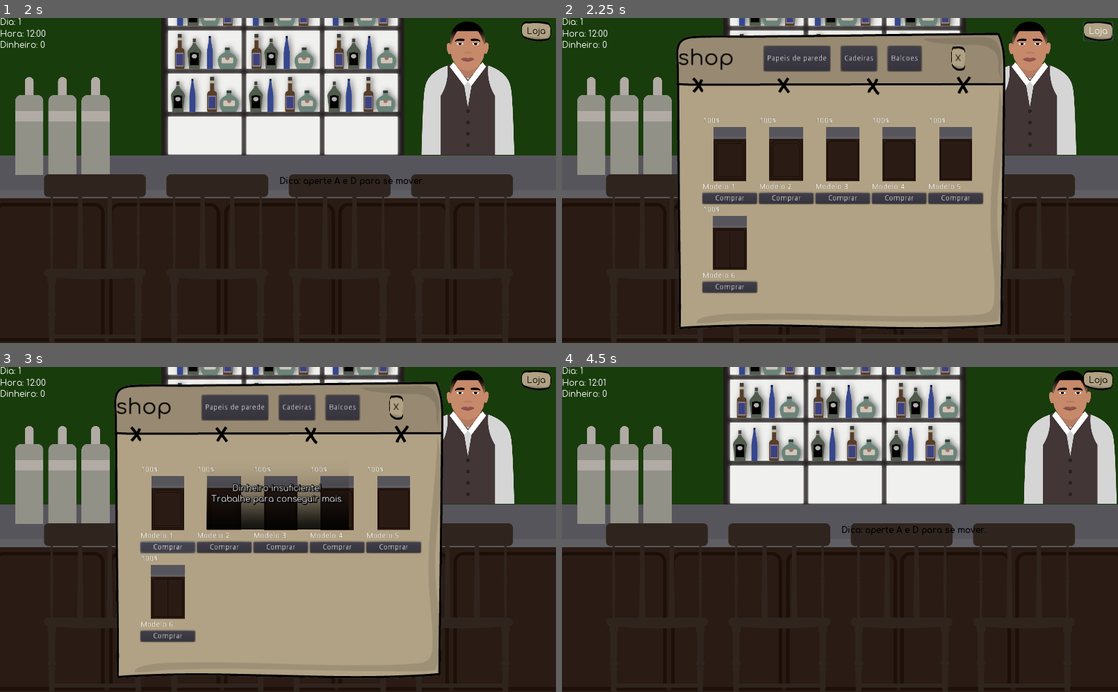
Above: before the commit, frames 1-4 (two rows, left to right).
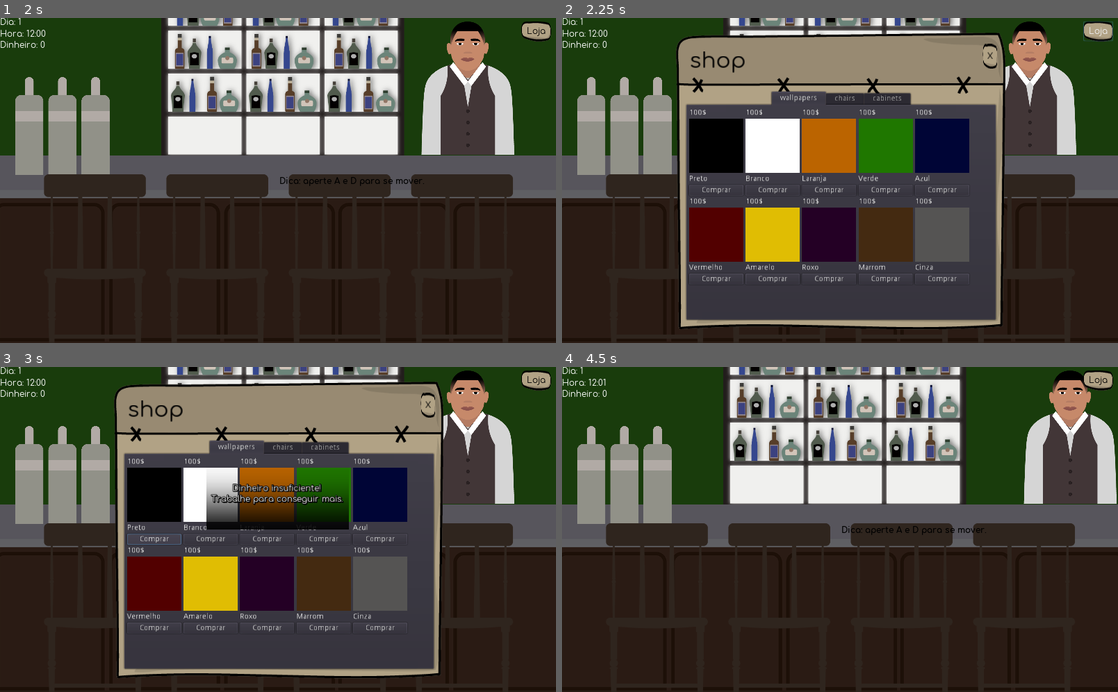
Above: after the commit, the same moments.

Repository: gustavopedrosob/buteco
Game: Godot game, scene res://scenes/TelaInicial.tscn
Same seed, same stepped clock (60 frames per second), same inputs: the game is played once before the commit and once after it.
Inputs (mouse positions are in pixels of both pictures, inside the frame that each line leads up to):
- Up to frame 1 (2 s): click "Carregar jogo" at 0.5 s; click "Novo jogo" at 1.25 s
- Up to frame 2 (2.25 s): click "Loja" at 2 s
- Up to frame 3 (3 s): click "Comprar" at 2.75 s
- Up to frame 4 (4.5 s): click "X" at 3.5 s; tap Enter at 4.25 s; move the mouse to (962, 513) at 4.27 s; hold Right (ui_right) from 4.28 s (still down); tap E (interagir) at 4.35 s

Frame 1 is identical in both runs. In frame 2, 39% of the frame differs, in the area x 21-79%, y 7-94%; in frame 3, 38%; in frame 4, nothing differs.

Commit message:
Agora é utilizado o tab do godot na loja do jogo.

Diff:
--- a/classes/GroupShop.gd
+++ b/classes/GroupShop.gd
@@ -1,17 +1,19 @@
-extends GridContainer
+extends Tabs
 
-var node_equipped = null
-var type
+var node_equipped
 
 func _init(type):
-	self.type = type
-	columns = 5
+	name = type
+	var grid_container = GridContainer.new()
+	grid_container.name = "GridContainer"
+	grid_container.columns = 5
+	.add_child(grid_container)
 
 func add_child(node, legible_unique_name: bool = false):
 	if node.equipped:
 		node_equipped = node
 	node.connect("equiped", self, "on_child_equiped", [node])
-	.add_child(node, legible_unique_name)
+	$GridContainer.add_child(node, legible_unique_name)
 
 func on_child_equiped(node):
 	if node_equipped:
--- a/scenes/shop.tscn
+++ b/scenes/shop.tscn
@@ -8,39 +8,38 @@
 [ext_resource path="res://fonts/Comfortaa-Regular.ttf" type="DynamicFontData" id=10]
 [ext_resource path="res://sprites/fundo erro dinheiro insuficiente.png" type="Texture" id=24]
 
-
 [sub_resource type="DynamicFont" id=1]
 size = 40
 use_filter = true
 font_data = ExtResource( 10 )
 
-[sub_resource type="StyleBoxTexture" id=14]
+[sub_resource type="StyleBoxTexture" id=2]
 texture = ExtResource( 3 )
 region_rect = Rect2( 0, 0, 203, 36 )
 margin_left = 7.0
 margin_right = 6.0
 
-[sub_resource type="StyleBoxTexture" id=15]
+[sub_resource type="StyleBoxTexture" id=3]
 texture = ExtResource( 4 )
 region_rect = Rect2( 0, 0, 203, 36 )
 margin_left = 7.0
 margin_right = 7.0
 
-[sub_resource type="StyleBoxTexture" id=16]
+[sub_resource type="StyleBoxTexture" id=4]
 texture = ExtResource( 6 )
 region_rect = Rect2( 0, 0, 202.579, 36 )
 margin_left = 7.89474
 margin_right = 7.89474
 
-[sub_resource type="DynamicFont" id=17]
+[sub_resource type="DynamicFont" id=5]
 use_filter = true
 font_data = ExtResource( 10 )
 
-[sub_resource type="StyleBoxTexture" id=18]
+[sub_resource type="StyleBoxTexture" id=6]
 texture = ExtResource( 24 )
 region_rect = Rect2( 0, 0, 369, 303 )
 
-[sub_resource type="DynamicFont" id=19]
+[sub_resource type="DynamicFont" id=7]
 outline_size = 1
 outline_color = Color( 0, 0, 0, 1 )
 use_filter = true
@@ -69,28 +68,11 @@
 "_edit_use_anchors_": false
 }
 
-[node name="CenterContainer" type="CenterContainer" parent="."]
-margin_left = 221.0
-margin_top = 123.56
-margin_right = 813.0
-margin_bottom = 566.56
-__meta__ = {
-"_edit_use_anchors_": false
-}
-
-[node name="HBoxContainer" type="HBoxContainer" parent="."]
-margin_left = 213.0
-margin_top = 52.0
-margin_right = 806.0
-margin_bottom = 98.0
-custom_constants/separation = 55
-__meta__ = {
-"_edit_use_anchors_": false
-}
-
-[node name="title" type="Label" parent="HBoxContainer"]
-margin_right = 104.0
-margin_bottom = 46.0
+[node name="title" type="Label" parent="."]
+margin_left = 235.0
+margin_top = 56.0
+margin_right = 339.0
+margin_bottom = 102.0
 custom_fonts/font = SubResource( 1 )
 custom_colors/font_color = Color( 0, 0, 0, 1 )
 text = "shop"
@@ -98,22 +80,29 @@
 "_edit_use_anchors_": false
 }
 
-[node name="HBoxContainer" type="HBoxContainer" parent="HBoxContainer"]
-margin_left = 159.0
-margin_right = 159.0
-margin_bottom = 46.0
-custom_constants/separation = 20
-
-[node name="quit" type="Button" parent="HBoxContainer"]
-margin_left = 214.0
-margin_right = 240.789
-margin_bottom = 46.0
-custom_styles/hover = SubResource( 14 )
-custom_styles/pressed = SubResource( 15 )
-custom_styles/normal = SubResource( 16 )
-custom_fonts/font = SubResource( 17 )
+[node name="quit" type="Button" parent="."]
+margin_left = 775.0
+margin_top = 48.0
+margin_right = 801.789
+margin_bottom = 94.0
+custom_styles/hover = SubResource( 2 )
+custom_styles/pressed = SubResource( 3 )
+custom_styles/normal = SubResource( 4 )
+custom_fonts/font = SubResource( 5 )
 custom_colors/font_color = Color( 0, 0, 0, 1 )
 text = "X"
+__meta__ = {
+"_edit_use_anchors_": false
+}
+
+[node name="TabContainer" type="TabContainer" parent="."]
+margin_left = 230.0
+margin_top = 136.0
+margin_right = 798.0
+margin_bottom = 556.0
+__meta__ = {
+"_edit_use_anchors_": false
+}
 
 [node name="mensagem de erro" type="Panel" parent="."]
 visible = false
@@ -146,5 +135,5 @@
 wait_time = 2.0
 autostart = true
 
-[connection signal="pressed" from="HBoxContainer/quit" to="." method="_on_quit_pressed"]
+[connection signal="pressed" from="quit" to="." method="_on_quit_pressed"]
 [connection signal="timeout" from="mensagem de erro/Timer" to="." method="_on_message_error_timeout"]
--- a/scripts/Loja.gd
+++ b/scripts/Loja.gd
@@ -42,23 +42,8 @@
 	get_tree().paused = false
 
 func add_group(group: GroupShop):
-	groups[group.type] = group
-	var button = Button.new()
-	button.text = Options.lang_content[group.type]
-	button.connect("button_down", self, "on_button_group_pressed", [group])
-	$HBoxContainer/HBoxContainer.add_child(button)
-	var child_count = $CenterContainer.get_child_count()
-	if child_count:
-		$CenterContainer.get_child(child_count - 1).visible = false
-	$CenterContainer.add_child(group)
-
-func on_button_group_pressed(widget):
-	for value in groups.values():
-		if value == widget:
-			value.visible = true
-		else:
-			value.visible = false
-
+	groups[group.name] = group
+	$TabContainer.add_child(group)
 
 func _on_message_error_timeout():
 	$"mensagem de erro".visible = false
Not shown: 2 places in scenes/shop.tscn that only renumber resources
